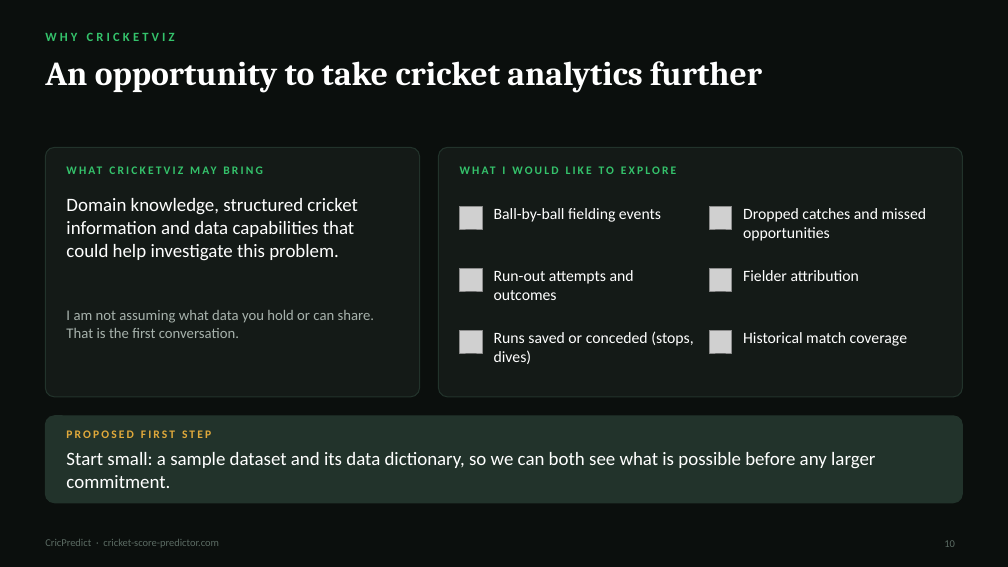
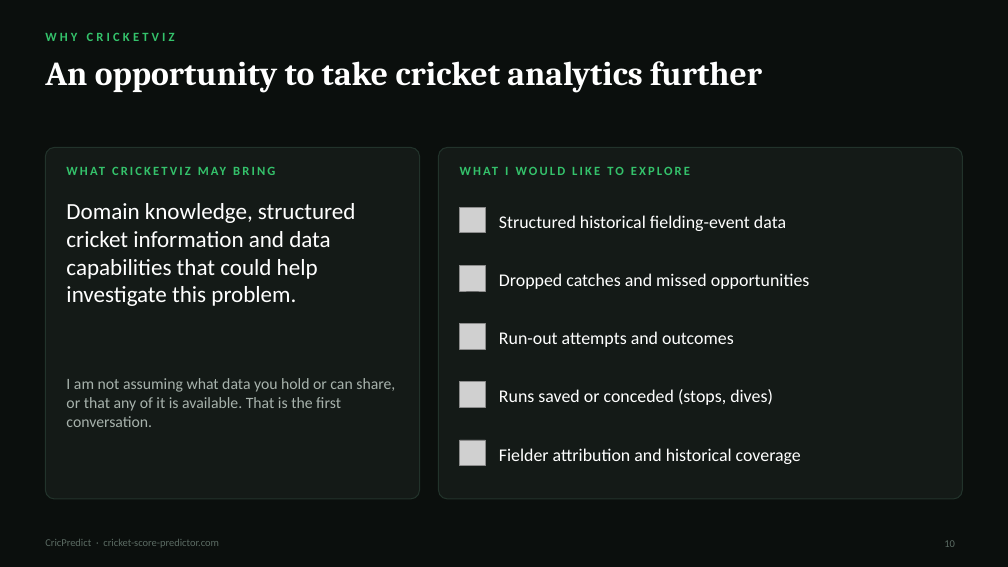
Before and after one commit to econsmaestro/cricket-score-predictor, a slide deck: slide 10 of presentation/CricPredict_Cricketviz.pptx. Drawn at 1008x567 pixels with LibreOffice and Linux fonts; fonts in the diff are those of the drawing; grey boxes stand for pictures. Boxes give left, top, right and bottom in pixels: in the first picture for what was removed or moved away, otherwise in the second. Text is boxed around its words. In the diff, an @@ line names an element or a change of style, - is before the commit and + after.

```diff
--- a/presentation/CricPredict_Cricketviz.pptx
+++ b/presentation/CricPredict_Cricketviz.pptx
@@ rounded rectangle at (x1=45, y1=147, x2=420, y2=499): proportions changed @@
@@ rounded rectangle resized from (x1=45, y1=147, x2=420, y2=397) to (x1=45, y1=147, x2=420, y2=499) @@
@@ rounded rectangle resized from (x1=439, y1=147, x2=963, y2=397) to (x1=439, y1=147, x2=963, y2=499) @@
@@ rounded rectangle at (x1=439, y1=147, x2=963, y2=499): proportions changed @@
@@ text "WHAT CRICKETVIZ MAY BRING" at (x1=67, y1=163, x2=399, y2=182): size 11 to 12 pt @@
@@ text "WHAT I WOULD LIKE TO ..." at (x1=505, y1=167, x2=508, y2=175): size 11 to 12 pt @@
@@ text "Domain knowledge, structured cricket information ..." at (x1=66, y1=203, x2=356, y2=306): size 18 to 22 pt @@
@@ picture moved from (x1=460, y1=206, x2=482, y2=229) to (x1=460, y1=207, x2=485, y2=233) @@
@@ text "Structured historical fielding-event data" at (x1=499, y1=215, x2=786, y2=231): vertical alignment top to middle @@
@@ picture removed at (x1=709, y1=206, x2=732, y2=229) @@
@@ text at (x1=499, y1=215, x2=786, y2=231): text changed; size 15 to 17 pt @@
-Ball-by-ball fielding events
+Structured historical fielding-event data
@@ text "Dropped catches and missed opportunities" moved from (x1=743, y1=208, x2=927, y2=241) to (x1=499, y1=273, x2=810, y2=289) @@
@@ picture removed at (x1=709, y1=268, x2=732, y2=291) @@
@@ text removed at (x1=743, y1=270, x2=859, y2=281) @@
-Fielder attribution
@@ picture moved from (x1=460, y1=330, x2=482, y2=353) to (x1=460, y1=324, x2=485, y2=349) @@
@@ text "Run-out attempts and outcomes" moved from (x1=494, y1=270, x2=634, y2=300) to (x1=499, y1=331, x2=734, y2=347) @@
@@ picture removed at (x1=709, y1=330, x2=732, y2=353) @@
@@ text removed at (x1=743, y1=332, x2=907, y2=346) @@
-Historical match coverage
@@ text at (x1=66, y1=378, x2=395, y2=427): text changed; size 14 to 15 pt @@
-I am not assuming what data you hold or can share. That is the first conversation.
+I am not assuming what data you hold or can share, or that any of it is available. That is the first conversation.
@@ picture added at (x1=460, y1=382, x2=485, y2=408) @@
@@ size 15 to 17 pt; vertical alignment top to middle in 3 elements at (x1=499, y1=331, x2=734, y2=347), (x1=499, y1=273, x2=810, y2=289), (x1=499, y1=389, x2=773, y2=405) @@
@@ text "Runs saved or conceded (stops, ..." moved from (x1=494, y1=331, x2=693, y2=364) to (x1=499, y1=389, x2=773, y2=405) @@
@@ rounded rectangle removed at (x1=45, y1=416, x2=963, y2=503) @@
@@ text removed at (x1=66, y1=430, x2=875, y2=488) @@
-PROPOSED FIRST STEP
-Start small: a sample dataset and its data dictionary, so we can both see what is possible before any larger commitment.
@@ picture added at (x1=460, y1=440, x2=485, y2=466) @@
@@ text added at (x1=499, y1=448, x2=801, y2=464), 17 pt, text #FFFFFF @@
+Fielder attribution and historical coverage
```
Also in this commit, not shown: 10 other slides changed, 43 other files.
